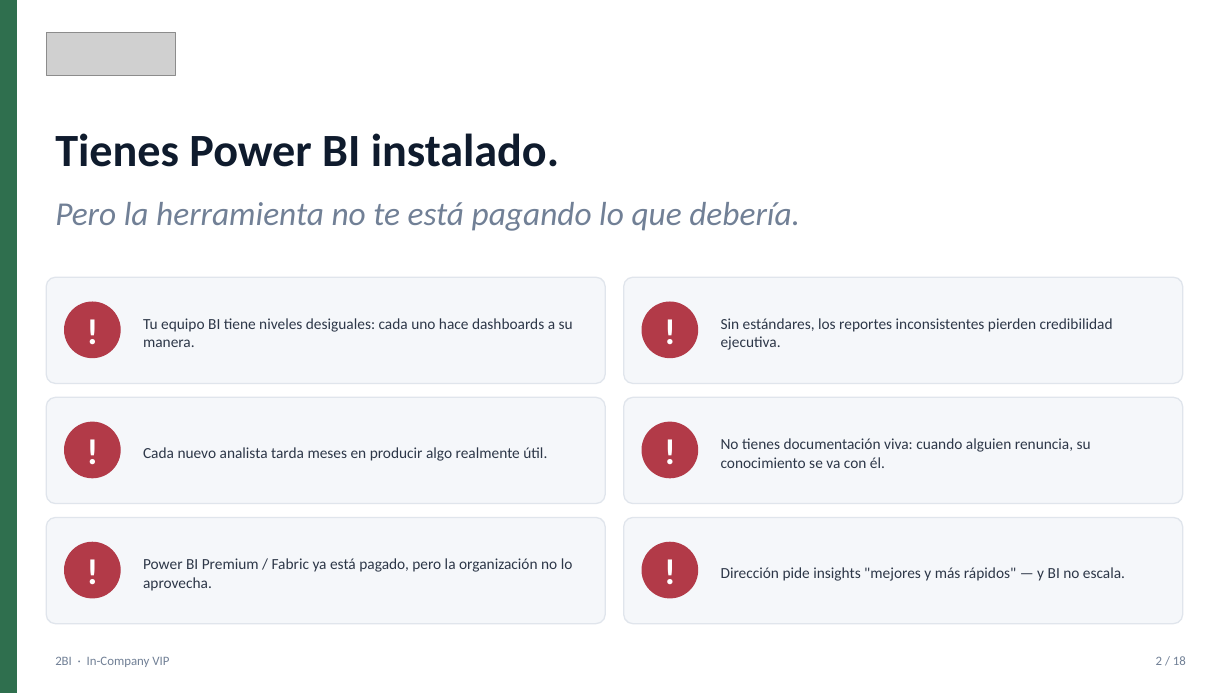
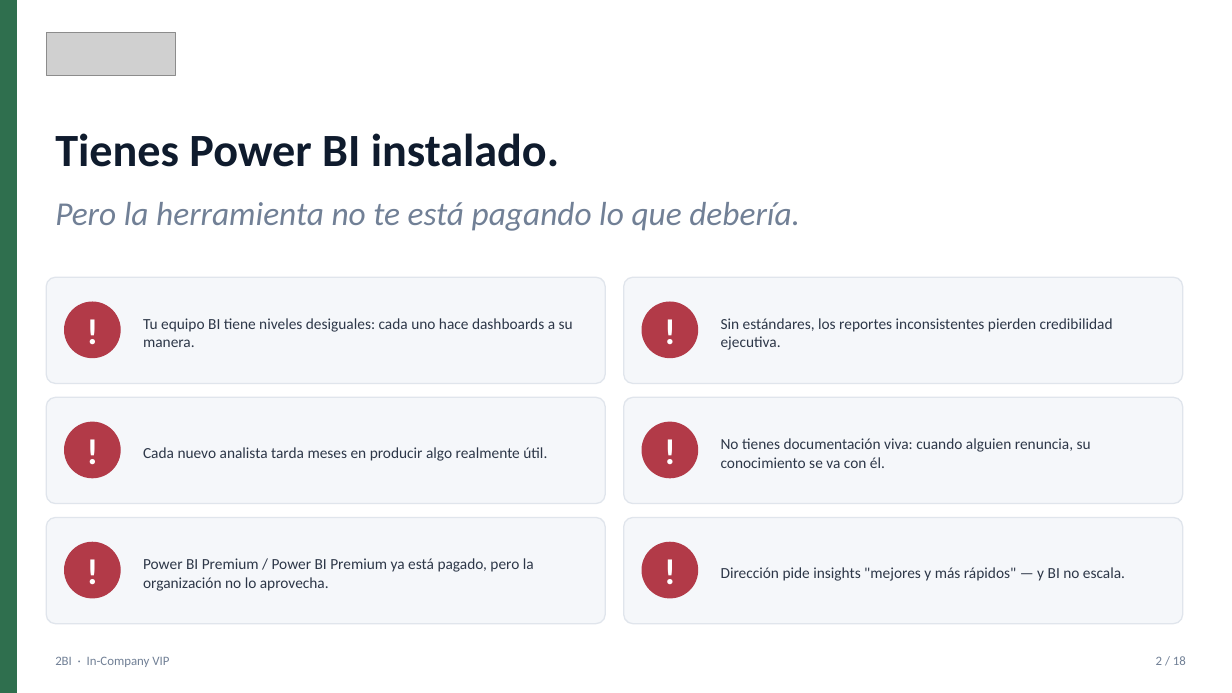
Before and after one commit to iKingRagnar/2BI, a slide deck: slide 2 of scorecard-General/PAGINA-2BI/academia/materiales/11_VIP_InCompany_Presentacion_Comercial.pptx. Drawn at 1232x693 pixels with LibreOffice and Linux fonts; fonts in the diff are those of the drawing; grey boxes stand for pictures. Boxes give left, top, right and bottom in pixels: in the first picture for what was removed or moved away, otherwise in the second. Text is boxed around its words. In the diff, an @@ line names an element or a change of style, - is before the commit and + after.

Commit message:
feat(academia): nueva seccion de cursos Power BI con 4 tiers + 12 materiales

```diff
--- a/scorecard-General/PAGINA-2BI/academia/materiales/11_VIP_InCompany_Presentacion_Comercial.pptx
+++ b/scorecard-General/PAGINA-2BI/academia/materiales/11_VIP_InCompany_Presentacion_Comercial.pptx
@@ text at (143, 558, 534, 591): text changed @@
-Power BI Premium / Fabric ya está pagado, pero la organización no lo aprovecha.
+Power BI Premium / Power BI Premium ya está pagado, pero la organización no lo aprovecha.
```
Also in this commit, not shown: 6 other slides changed, 28 other files.
